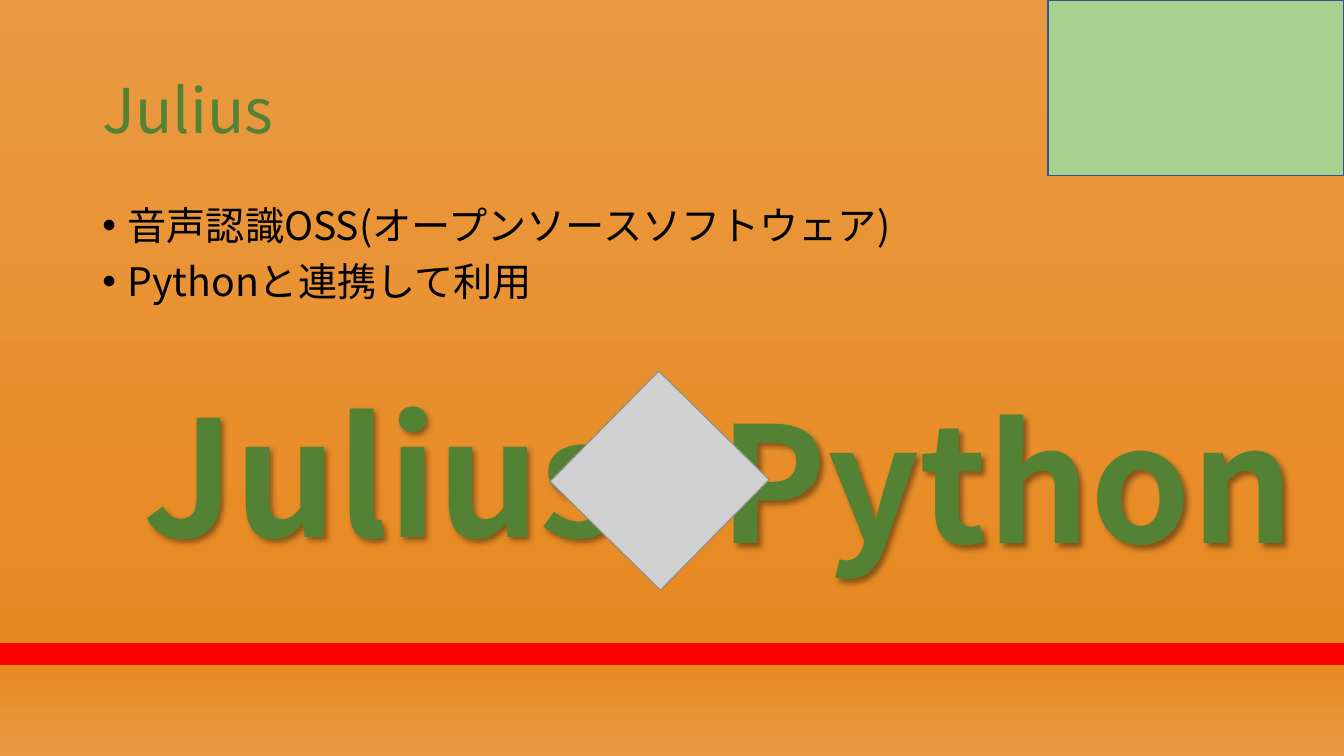
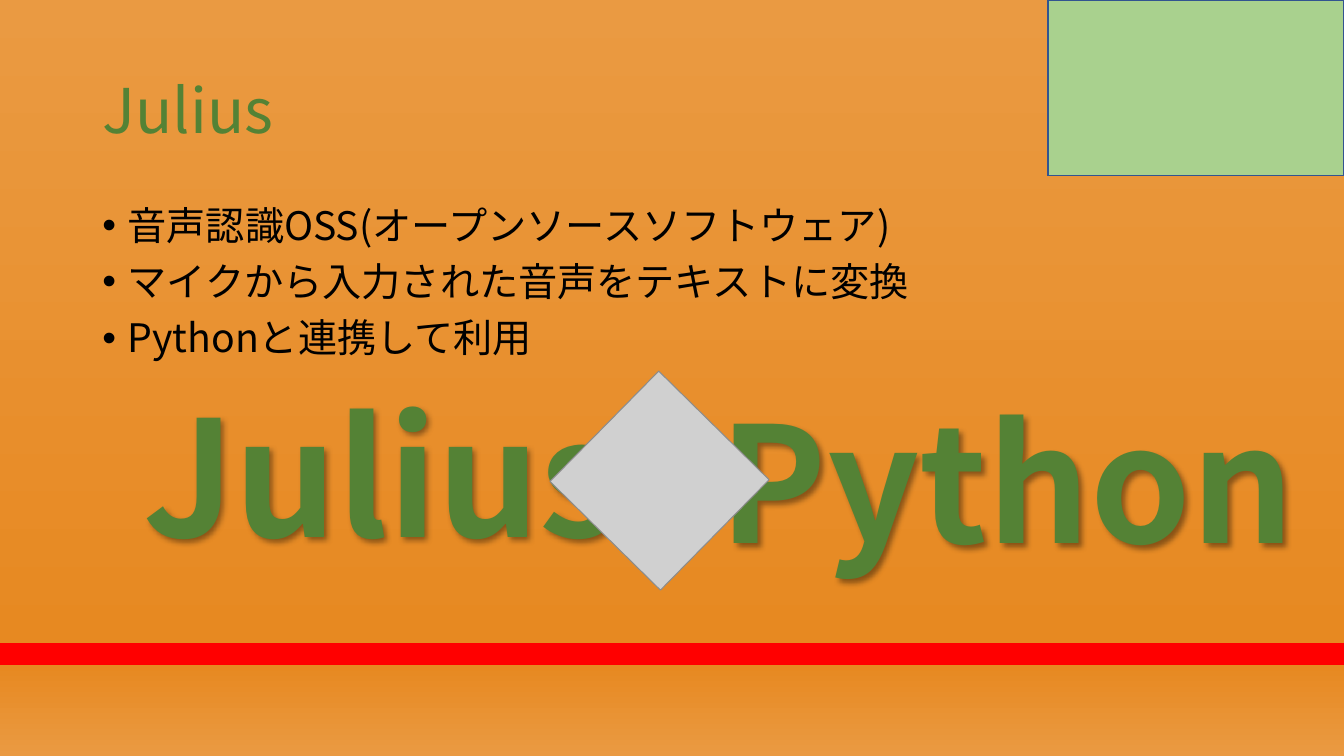
Before and after one commit to RikiishiSuzunosuke/AIspeaker_yosie, a slide deck: slide 4 of presentation/第二回プレゼン_アウトライン.pptx. Drawn at 1344x756 pixels with LibreOffice and Linux fonts; fonts in the diff are those of the drawing; grey boxes stand for pictures. Boxes give left, top, right and bottom in pixels: in the first picture for what was removed or moved away, otherwise in the second. Text is boxed around its words. In the diff, an @@ line names an element or a change of style, - is before the commit and + after.

```diff
--- a/presentation/第二回プレゼン_アウトライン.pptx
+++ b/presentation/第二回プレゼン_アウトライン.pptx
@@ text at [128, 263, 909, 299]: paragraph added @@
+• マイクから入力された音声をテキストに変換
```
Also in this commit, not shown: 8 other slides changed, 2 slides added, 4 other files.
